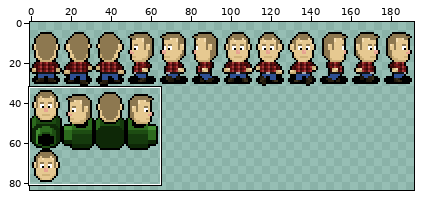
Two versions of one sprite sheet, game/assets/images/players/vinny.png. Above, an overview of the earlier version with the close-up marked.
Close-up. As it was:
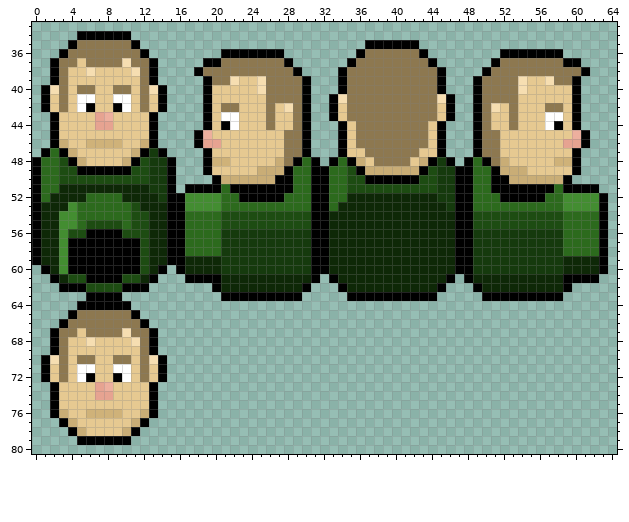
The file is 192x96 pixels. Colours within 5 levels of each other are drawn and written as one. Shown: x 0..64, y 33..80. The wide view leaves out empty margins. The commit also changed other parts of the picture, which this record leaves out.
The same view after the edit:
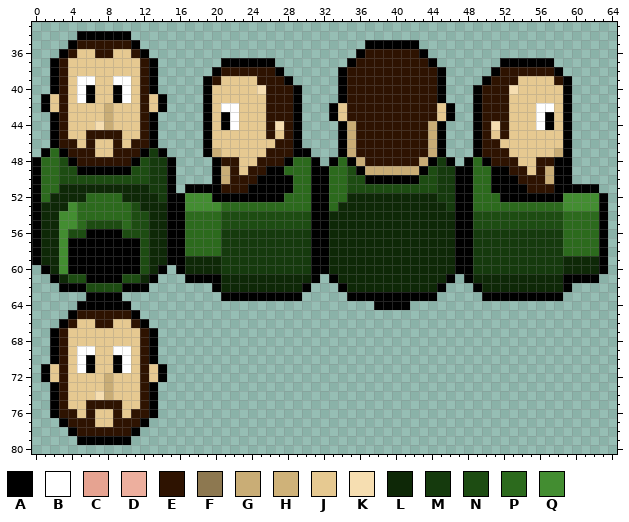
Palette (. is transparent): A #000000  B #ffffff  C #e6a391  D #edaf9e  E #2e1301  F #8d7850  G #c9ad76  H #cfb279  J #e6c991  K #f6deb1  L #0e2807  M #153a0d  N #1d4c12  P #2c6a1d  Q #438d31
From old to new:
y 35: x 5..10 FFFFFF -> EEEEEE
y 36: x 4..11 FFFFFFFF -> EJJEEJJE; x 21..27 AAAAAAA -> .......; x 37..42 FFFFFF -> EEEEEE; x 52..58 AAAAAAA -> .......
y 37: x 3..4 FF -> EJ; x 6..12 FFFFKFF -> JJJJJJE; x 19..28 AAFFFFFFFA -> ..AAAAAA..; x 36..43 FFFFFFFF -> EEEEEEEE; x 51..60 AFFFFFFFAA -> .AAAAAA...
y 38: x 3 F -> E; x 6 K -> J; x 11..12 KF -> JE; x 18..29 AFFFFFFFFFFA -> ..AEEEEEEA..; x 35..44 FFFFFFFFFF -> EEEEEEEEEE; x 50..61 AFFFFFFFFFFA -> .AEEEEEEA...
y 39: x 3 F -> E; x 5..6 JJ -> BB; x 9..10 JJ -> BB; x 12 F -> E; x 20..22 FFK -> EJJ; x 25..30 KFFFFA -> EEEA..; x 35..44 FFFFFFFFFF -> EEEEEEEEEE; x 49..54 AFFFFK -> .AEEEJ; x 57..60 KFFA -> JEA.
y 40: x 1..3 AKF -> .AE; x 5..6 FF -> BA; x 9..10 FF -> AB; x 12..14 FKA -> EA.; x 26..30 FFFFA -> EEEA.; x 35..44 FFFFFFFFFF -> EEEEEEEEEE; x 50..54 FFFFK -> EEEKJ; x 59..60 JA -> A.
y 41: x 3 F -> E; x 6 B -> A; x 9 B -> A; x 12 F -> E; x 26..30 FFFFA -> EEEA.; x 33..46 AKFFFFFFFFFFKA -> .AEEEEEEEEEEA.; x 50..53 FFFF -> EEEJ; x 59..60 JA -> A.
y 42: x 3 F -> E; x 5..6 BA -> JJ; x 8..10 JAB -> GJJ; x 12 F -> E; x 21..22 FF -> BB; x 26..30 FJKFA -> EEEA.; x 35..44 FFFFFFFFFF -> EEEEEEEEEE; x 50..53 FKJF -> EEEJ; x 56..60 JFFJA -> BBJA.
y 43: x 3 J -> E; x 7..8 CD -> JG; x 12 J -> E; x 21 B -> A; x 26..30 FJJFA -> EEEA.; x 35..44 FFFFFFFFFF -> EEEEEEEEEE; x 50..53 FJJF -> EEEJ; x 56..60 JBBJA -> BAJA.
y 44: x 3 J -> E; x 7..8 CC -> KG; x 12 J -> E; x 26..30 FJJFA -> EKEA.; x 35..44 JFFFFFFFFJ -> GEEEEEEEEG; x 50..53 FJJF -> EKEJ; x 56..60 JBAJA -> BAJA.
y 45: x 3 J -> E; x 6..9 JJJJ -> EEEE; x 12 J -> E; x 18..19 AD -> .A; x 26 J -> E; x 28..30 FFA -> EA.; x 35..44 JFFFFFFFFJ -> GEEEEEEEEG; x 50..52 FFJ -> EJE; x 59..61 JDA -> A..
y 46: x 3..4 GJ -> EE; x 6..9 HHHH -> EJJE; x 11..12 JG -> EE; x 18..20 ACC -> .AJ; x 27..30 JFFA -> EEA.; x 35..44 JFFFFFFFFJ -> GEEEEEEEEG; x 50..51 FF -> EE; x 59..61 CCA -> A..
y 47: x 4..6 GJJ -> EEE; x 9..11 JJG -> EEE; x 20 J -> G; x 26..29 JJFF -> EEEA; x 35..44 JJFFFFFFJJ -> GEEEEEEEEG; x 50..52 FFJ -> EEE; x 58..60 JJA -> GA.
y 48: x 5..10 GJJJJG -> EEEEEE; x 19..22 AHHJ -> .AEE; x 25..29 JJGFA -> EEEAP; x 37..42 JFFFFJ -> EEEEEE; x 51..53 FGJ -> EEE; x 56..60 JJHHA -> EEAA.
y 49: x 19..22 AJJJ -> .AGE; x 24..28 JGGGA -> EEAAP; x 52..54 GGG -> AEE; x 56..60 JJJJA -> EGAA.
y 50: x 22..26 GGGGG -> EEEAA; x 53..56 GGGG -> AEEE; x 58 G -> A
y 51: x 21..23 PAA -> EEE; x 55..58 AAAP -> EEEA
y 52: x 20..22 QPP -> AAA; x 57..58 PP -> AA
y 64: x 38..41 .... -> AAAA
y 65: x 5..10 FFFFFF -> EEEEEE
y 66: x 4..11 FFFFFFFF -> EJJEEJJE
y 67: x 3..4 FF -> EJ; x 6..12 FFFFKFF -> JJJJJJE
y 68: x 3 F -> E; x 6 K -> J; x 11..12 KF -> JE
y 69: x 3 F -> E; x 5..6 JJ -> BB; x 9..10 JJ -> BB; x 12 F -> E
y 70: x 1..3 AKF -> .AE; x 5..6 FF -> BA; x 9..10 FF -> AB; x 12..14 FKA -> EA.
y 71: x 3 F -> E; x 6 B -> A; x 9 B -> A; x 12 F -> E
y 72: x 3 F -> E; x 5..6 BA -> JJ; x 8..10 JAB -> GJJ; x 12 F -> E
y 73: x 3 J -> E; x 7..8 CD -> JG; x 12 J -> E
y 74: x 3 J -> E; x 7..8 CC -> KG; x 12 J -> E
y 75: x 3 J -> E; x 6..9 JJJJ -> EEEE; x 12 J -> E
y 76: x 3..4 GJ -> EE; x 6..9 HHHH -> EJJE; x 11..12 JG -> EE
y 77: x 4..6 GJJ -> EEE; x 9..11 JJG -> EEE
y 78: x 5..10 GJJJJG -> EEEEEE
Pixel boxes of the changes (left, top, right, bottom) in both close-ups:
changed: (41, 40, 167, 166)
changed: (194, 49, 590, 202)
added: (374, 301, 410, 310)
changed: (41, 310, 167, 436)
